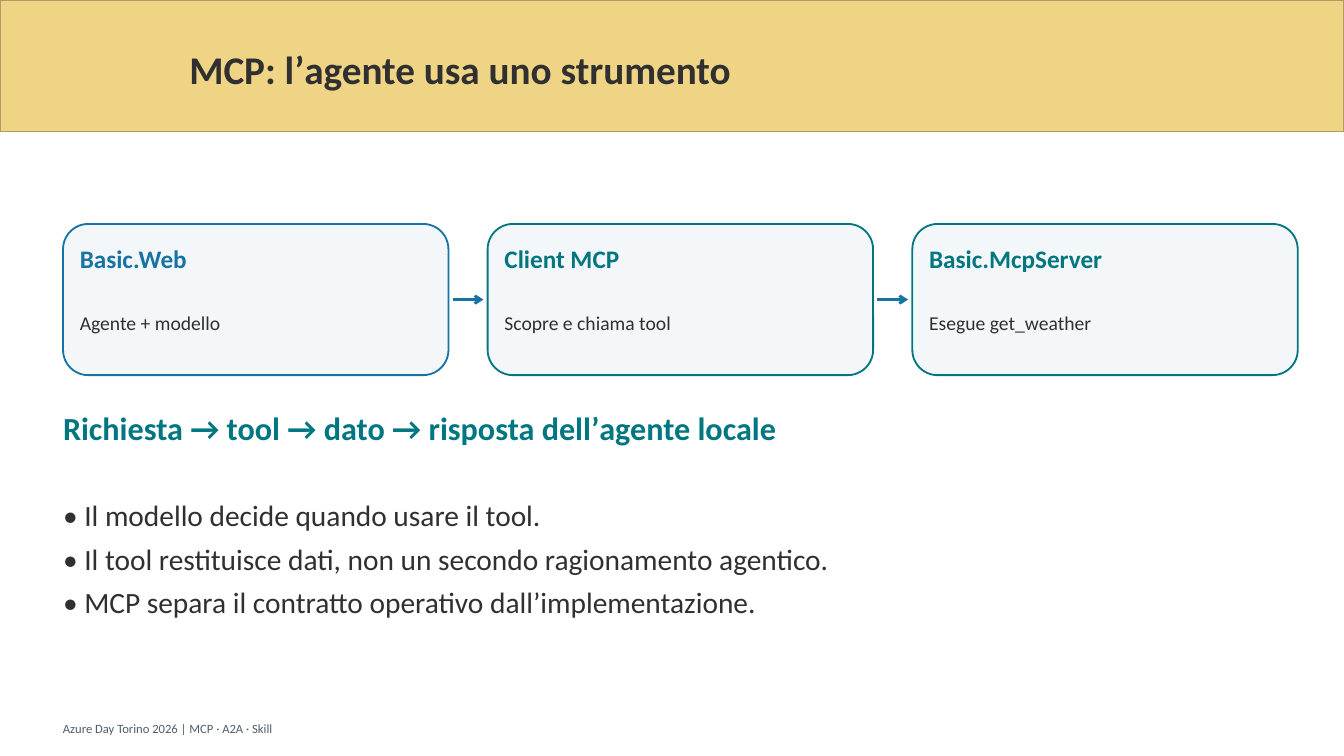
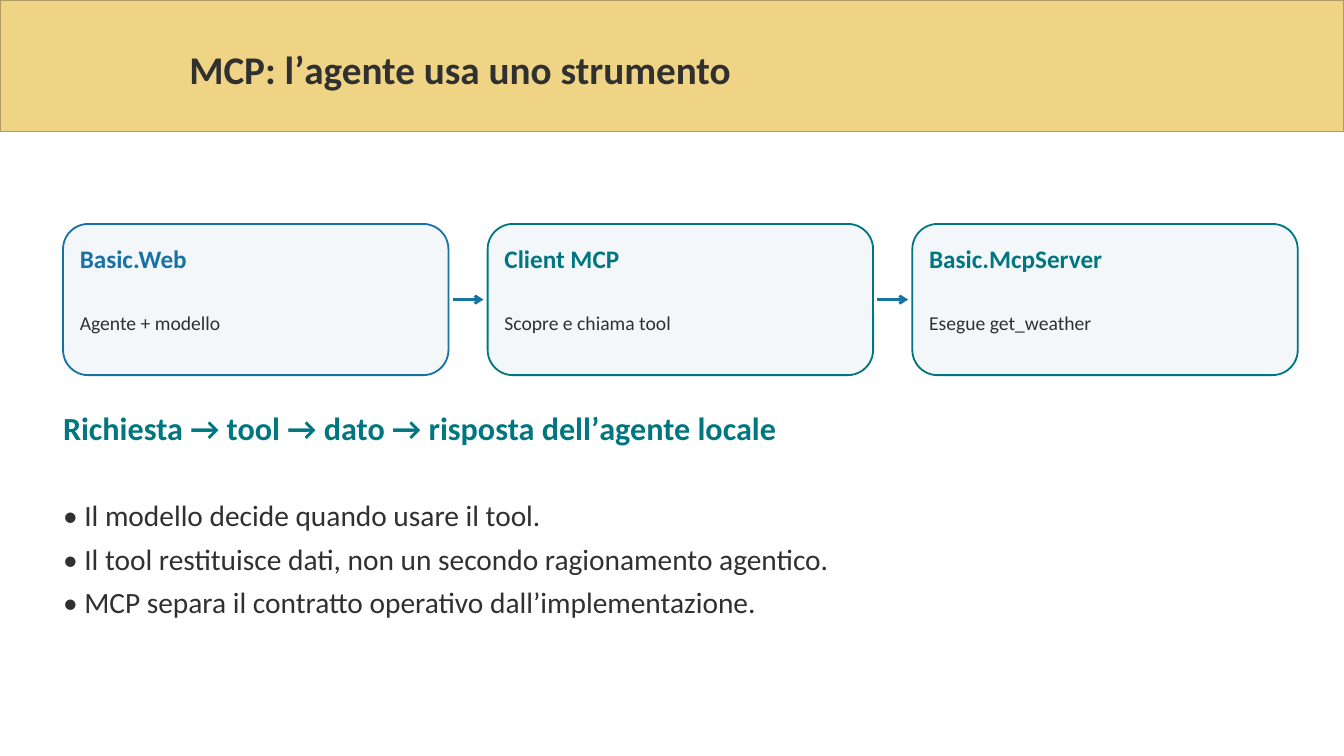
Before and after one commit to andreatosato/AzureDayTorino2026, a slide deck: slide 6 of presentazione/AIAzureDayTorino2026_1304496_Tosato.pptx (slide 7 before the commit). Drawn at 1344x756 pixels with LibreOffice and Linux fonts; fonts in the diff are those of the drawing; background and template pictures are left out. Boxes give left, top, right and bottom in pixels: in the first picture for what was removed or moved away, otherwise in the second. Text is boxed around its words. In the diff, an @@ line names an element or a change of style, - is before the commit and + after.

```diff
--- a/presentazione/AIAzureDayTorino2026_1304496_Tosato.pptx
+++ b/presentazione/AIAzureDayTorino2026_1304496_Tosato.pptx
@@ text removed at (63, 724, 272, 735) @@
-Azure Day Torino 2026 | MCP · A2A · Skill
```
Also in this commit, not shown: 7 other slides changed, 1 slide added, 8 slides removed.
